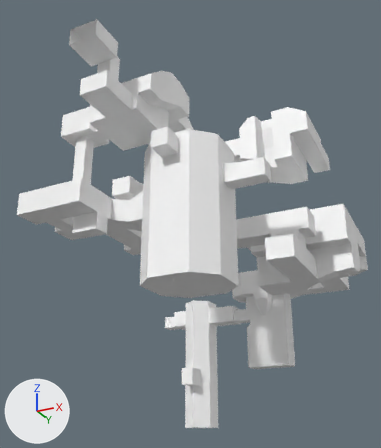
The glTF model Models/level-7.glb, before and after one commit.
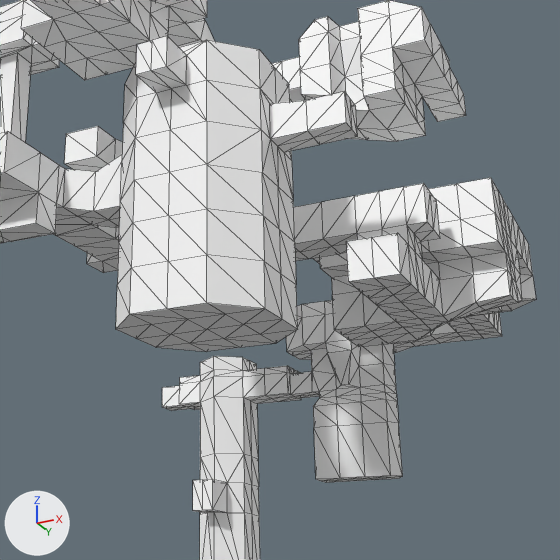
Each version is shown whole from a camera (50 mm lens) standing at (43.6, -57.2, -49.2) and looking at (-1.5, 32.9, -8.6), then close up on the part from 20% to 100% of the width and 24% to 92% of the height. Lighting does not change. The marker at lower left points along +X, +Y and +Z. The older version's two pictures come first. The close-ups show mesh edges as thin lines. Vertices at exactly the same position are counted once.

Before the edit, the objects in view are built like this:
```python
me_level_7 = bpy.data.meshes.new('level-7')
me_level_7.from_pydata(...)  # 1295 vertices, 2558 faces; spans x -29.0..28.5, y -7.0..82.0, z -47.0..12.0
me_level_7.materials.append(mat_defaultmaterial)
# before: 318 (21.5, 44.0, -21.0) at pixel (448, 321), 380 (19.0, 50.0, -19.7) at pixel (438, 326), 394 (20.1, 48.1, -19.7)
ob_level_7 = bpy.data.objects.new('level-7', me_level_7)
ob_level_7.location = (0.0, 0.0, 0.0)
```
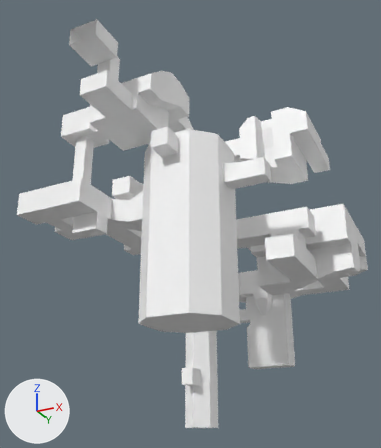
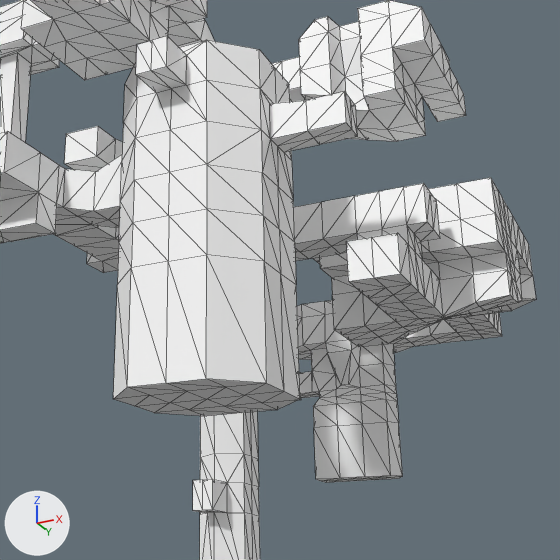
Commit message: working on level 6

Diff of the bpy script that builds the scene:
```diff
--- a/Models/level-7.glb.py
+++ b/Models/level-7.glb.py
@@ me_level_7 @@
 me_level_7.from_pydata(...)  # 1295 vertices, 2558 faces; spans x -29.0..28.5, y -7.0..82.0, z -47.0..12.0
 # used by ob_level_7; location = (0.0, 0.0, 0.0)
-me_level_7.vertices[315].co = (19.0, 46.5, -21.0)  # pixel (431, 330)
-me_level_7.vertices[316].co = (19.0, 44.0, -21.0)  # pixel (425, 324)
-me_level_7.vertices[346].co = (21.5, 53.5, -17.0)
-me_level_7.vertices[352].co = (25.0, 53.5, -17.0)
-me_level_7.vertices[379].co = (16.5, 46.5, -21.0)  # pixel (409, 332)
-me_level_7.vertices[381].co = (16.5, 50.0, -21.0)  # pixel (417, 340)
+# me_level_7 part 1: all 21 vertices in x 0.0..14.0, y 8.5..22.5, z -27.0 are moved by (0.0, 0.0, -6.0)
+# me_level_7 part 2
+for i in [318, 380, 394]: me_level_7.vertices[i].co += Vector((0.0, 0.0, 0.5))
+me_level_7.vertices[315].co = (19.0, 46.5, -20.2)  # pixel (431, 323)
+me_level_7.vertices[316].co = (19.0, 44.0, -20.7)  # pixel (425, 322)
+me_level_7.vertices[346].co = (21.5, 52.5, -17.0)
+me_level_7.vertices[352].co = (25.0, 52.5, -17.0)
+me_level_7.vertices[379].co = (16.5, 46.5, -20.7)  # pixel (409, 330)
+me_level_7.vertices[381].co = (16.5, 50.0, -20.0)  # pixel (417, 331)
 me_level_7.materials.append(mat_defaultmaterial)
```

Changed parts and their boxes (x1, y1, x2, y2) in the close-ups (560 x 560 px; the box of a moved part takes in the faces that stretch with it):
part 1 of me_level_7, moved or reshaped
    before: (116, 255, 298, 352)
    after: (113, 255, 300, 416)
part 2 of me_level_7, moved or reshaped
    both: (379, 303, 502, 343)
